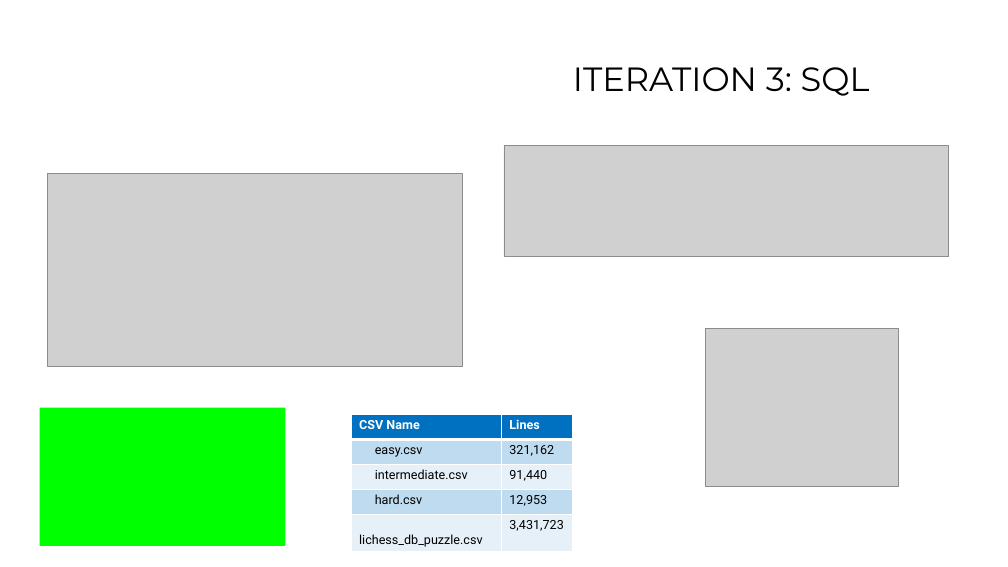
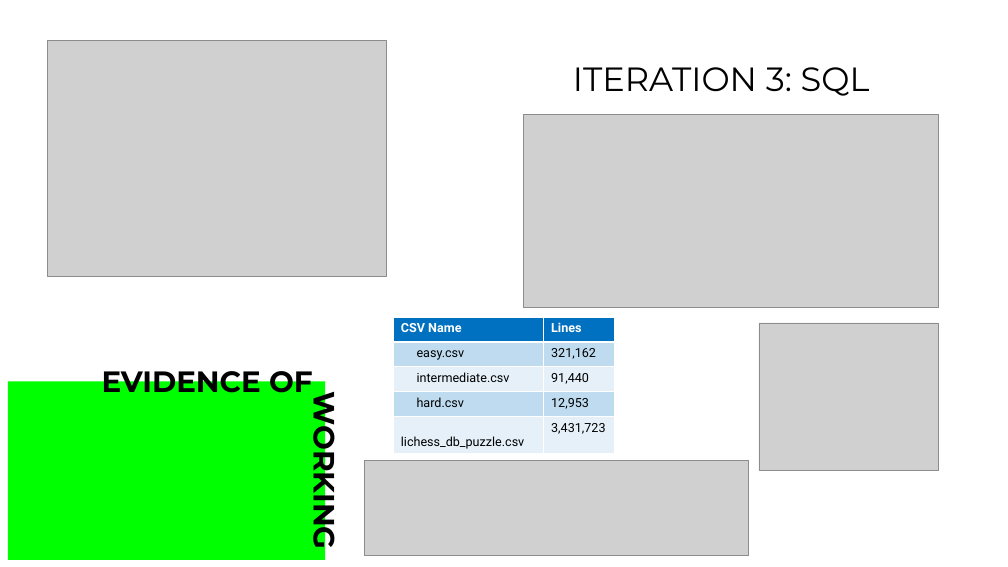
Before and after one commit to nozzyFTW/DailyChessPuzzle, a slide deck: slide 12 of Individual Digital solution.pptx. Drawn at 1008x567 pixels with LibreOffice and Linux fonts; fonts in the diff are those of the drawing; grey boxes stand for pictures; background and template pictures are left out. Boxes give left, top, right and bottom in pixels: in the first picture for what was removed or moved away, otherwise in the second. Text is boxed around its words. In the diff, an @@ line names an element or a change of style, - is before the commit and + after.

```diff
--- a/Individual Digital solution.pptx
+++ b/Individual Digital solution.pptx
@@ picture added at box(48, 41, 386, 277) @@
@@ picture: place and size @@
-picture at box(48, 174, 463, 367)
+picture at box(524, 114, 939, 307)
@@ table: place and size @@
-table at box(352, 414, 573, 551)
+table at box(393, 317, 615, 453)
@@ picture: place and size @@
-picture at box(706, 328, 898, 486)
+picture at box(759, 323, 939, 470)
@@ rectangle: place and size @@
-rectangle at box(39, 408, 285, 546)
+rectangle at box(8, 381, 325, 560)
@@ text added at box(102, 364, 313, 393), 28 pt, text #000000, bold @@
+EVIDENCE OF
@@ text added at box(306, 407, 347, 545), 28 pt, text #000000, bold @@
+WORKING
@@ picture: place and size @@
-picture at box(504, 146, 949, 257)
+picture at box(365, 461, 749, 557)
```
Also in this commit, not shown: 5 other slides changed, 1 slide added, 15 other files.
